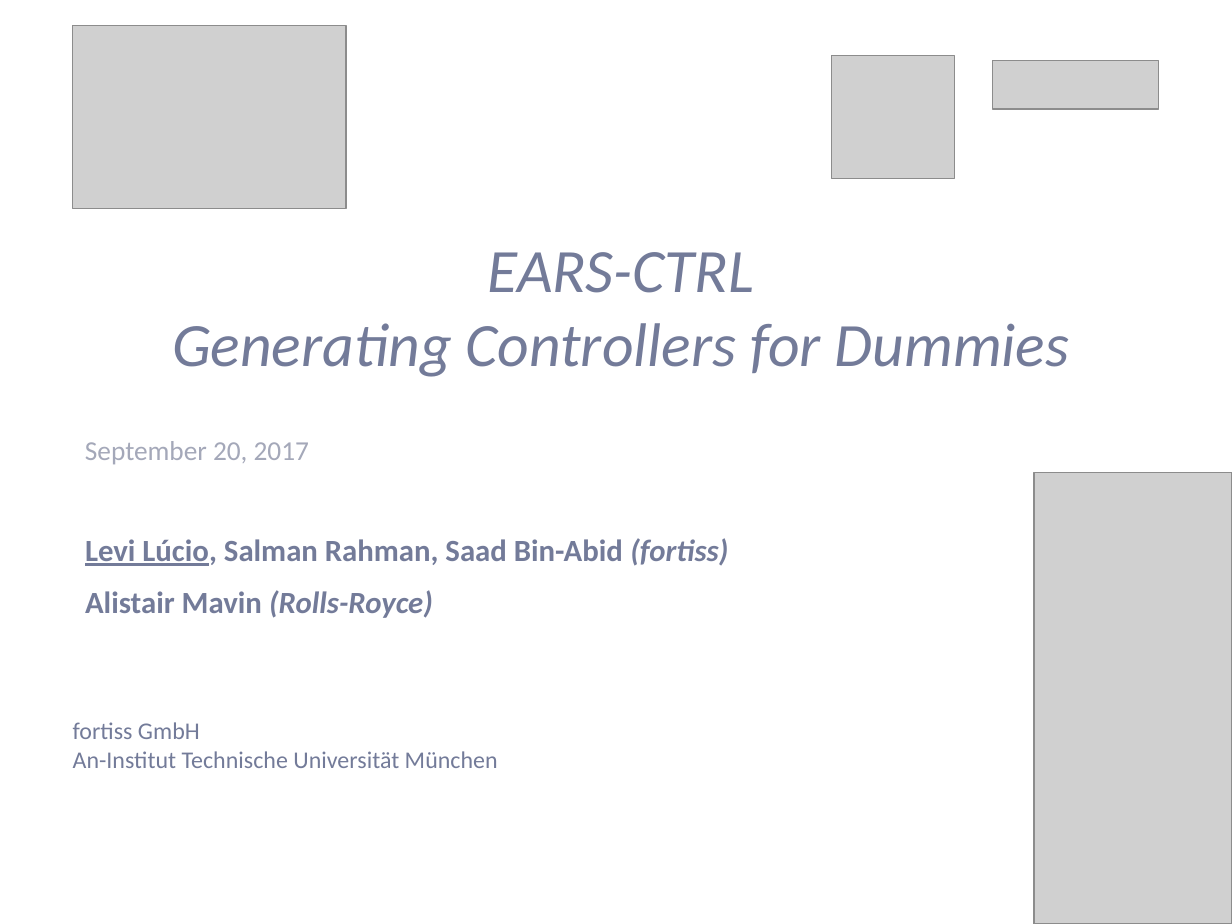
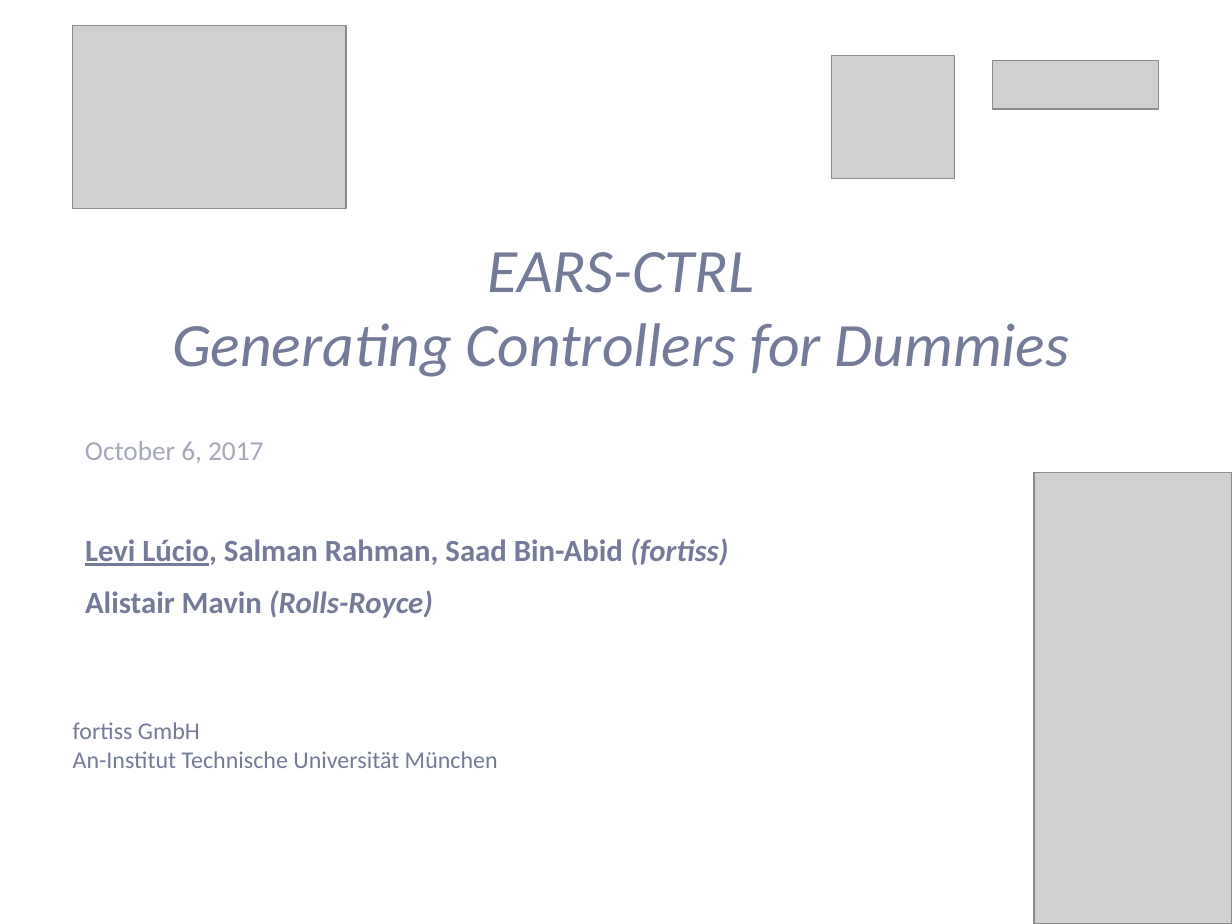
Before and after one commit to levilucio/MoDELS2017_toolpaper, a slide deck: slide 1 of presentation/EARS-CTRL_intro.pptx. Drawn at 1232x924 pixels with LibreOffice and Linux fonts; fonts in the diff are those of the drawing; grey boxes stand for pictures; background and template pictures are left out. Boxes give left, top, right and bottom in pixels: in the first picture for what was removed or moved away, otherwise in the second. Text is boxed around its words. In the diff, an @@ line names an element or a change of style, - is before the commit and + after.

```diff
--- a/presentation/EARS-CTRL_intro.pptx
+++ b/presentation/EARS-CTRL_intro.pptx
@@ subtitle at box(85, 441, 263, 463): text changed @@
-September 20, 2017
+October 6, 2017
```
Also in this commit, not shown: 3 slides added, 41 other files.
